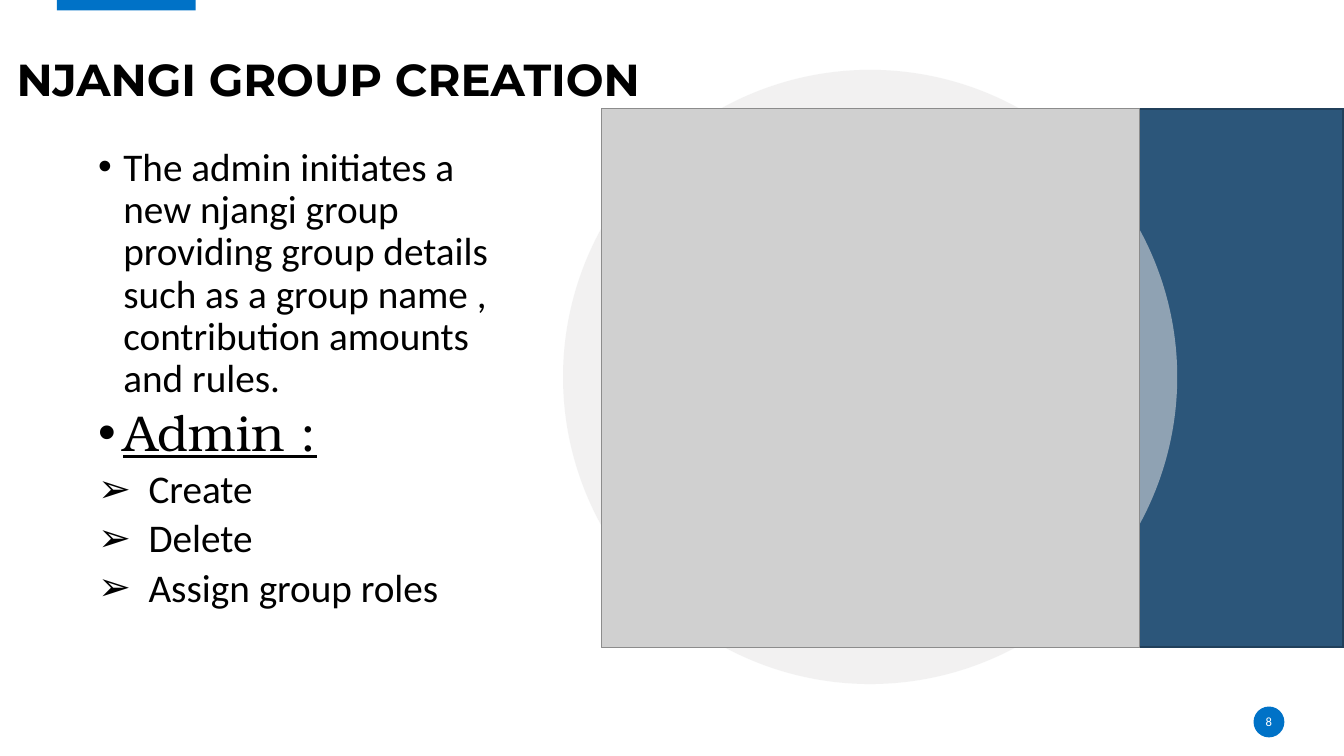
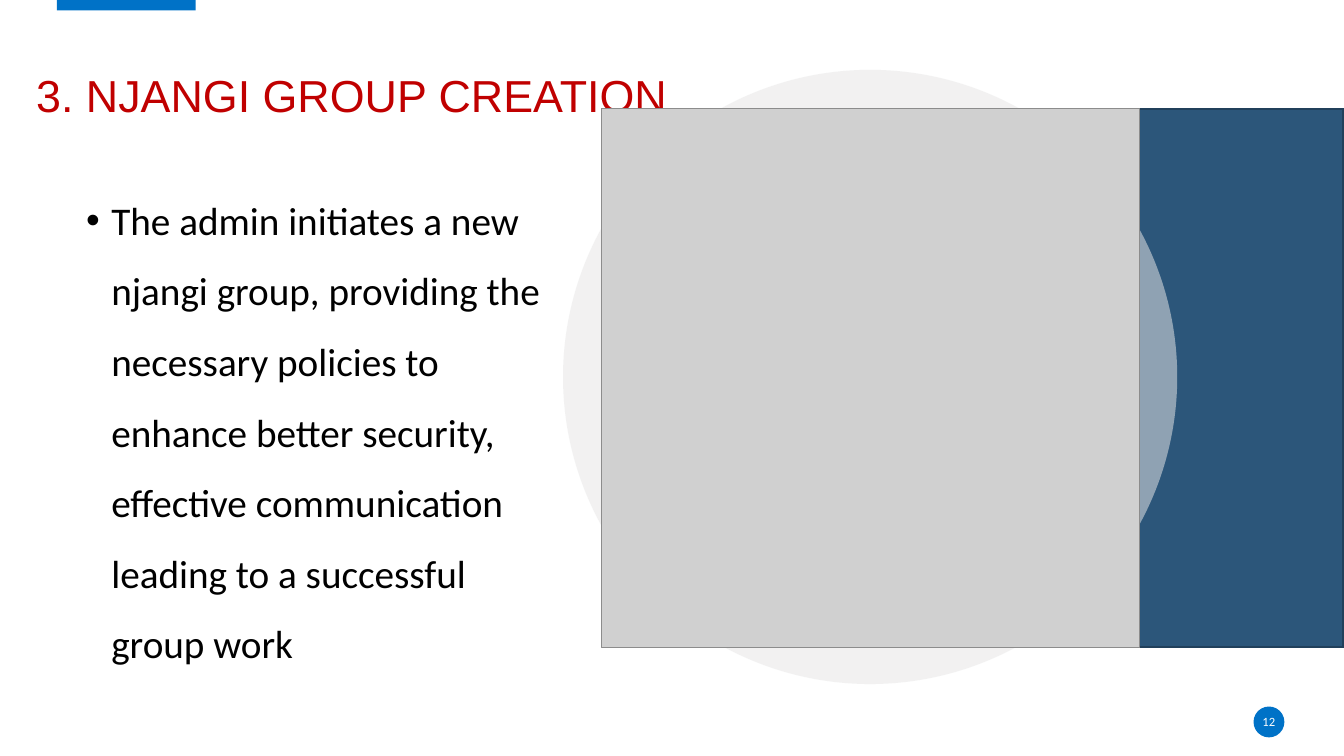
Before and after one commit to Njangi-Association/Njangi-App, a slide deck: slide 12 of Presentation title.pptx (slide 8 before the commit). Drawn at 1344x756 pixels with LibreOffice and Linux fonts; fonts in the diff are those of the drawing; grey boxes stand for pictures; background and template pictures are left out. Boxes give left, top, right and bottom in pixels: in the first picture for what was removed or moved away, otherwise in the second. Text is boxed around its words. In the diff, an @@ line names an element or a change of style, - is before the commit and + after.

```diff
--- a/Presentation title.pptx
+++ b/Presentation title.pptx
@@ title at box(36, 80, 667, 121): text changed; font Montserrat to Arial; text colour #000000 to #C00000; bold off @@
-NJANGI GROUP CREATION
+3. NJANGI GROUP CREATION
@@ text at box(111, 207, 540, 665): text changed @@
-  • The admin initiates a new njangi group providing group details such as a group name , contribution amounts and rules.
-  • Admin :
-  ➢ Create
-  ➢ Delete
-  ➢ Assign group roles
+  • The admin initiates a new njangi group, providing the necessary policies to enhance better security, effective communication leading to a successful group work
@@ page number at box(1262, 718, 1275, 726): text changed @@
-8
+12
```
Also in this commit, not shown: 15 other slides changed, 6 slides added, 2 slides removed.
